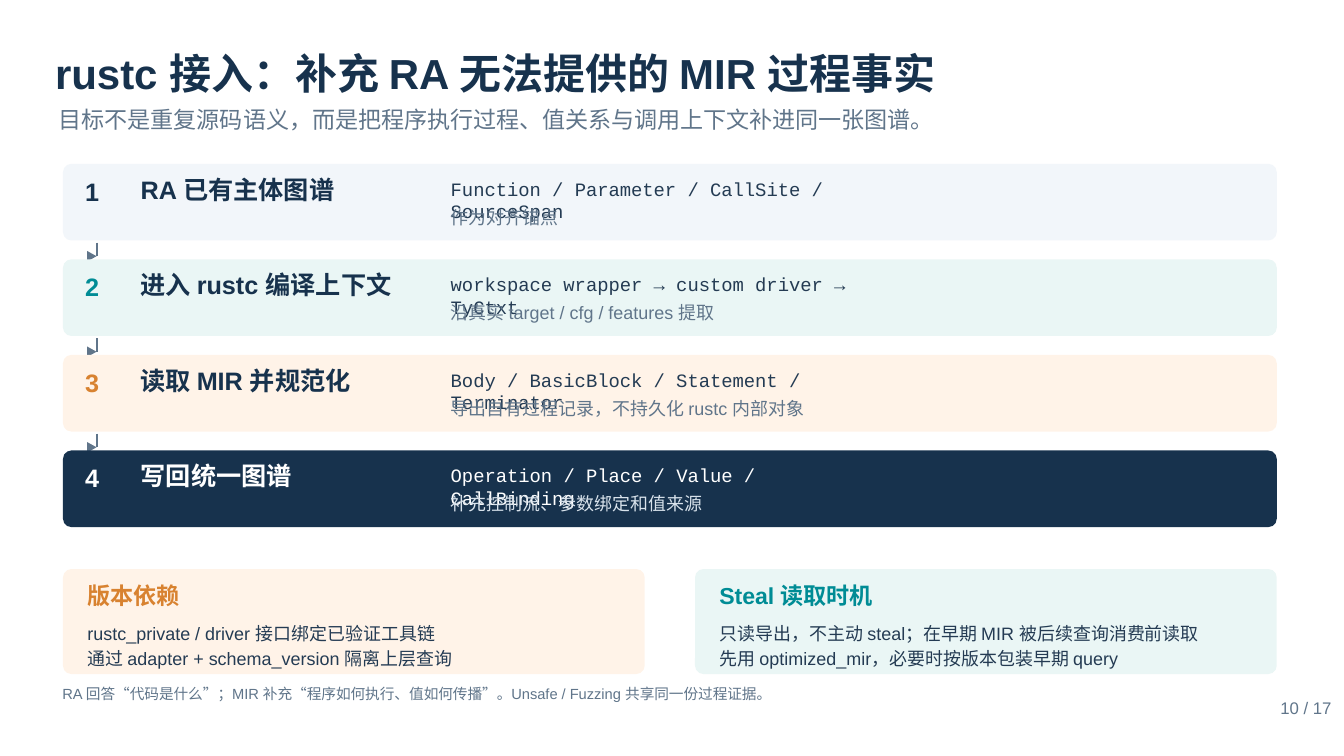
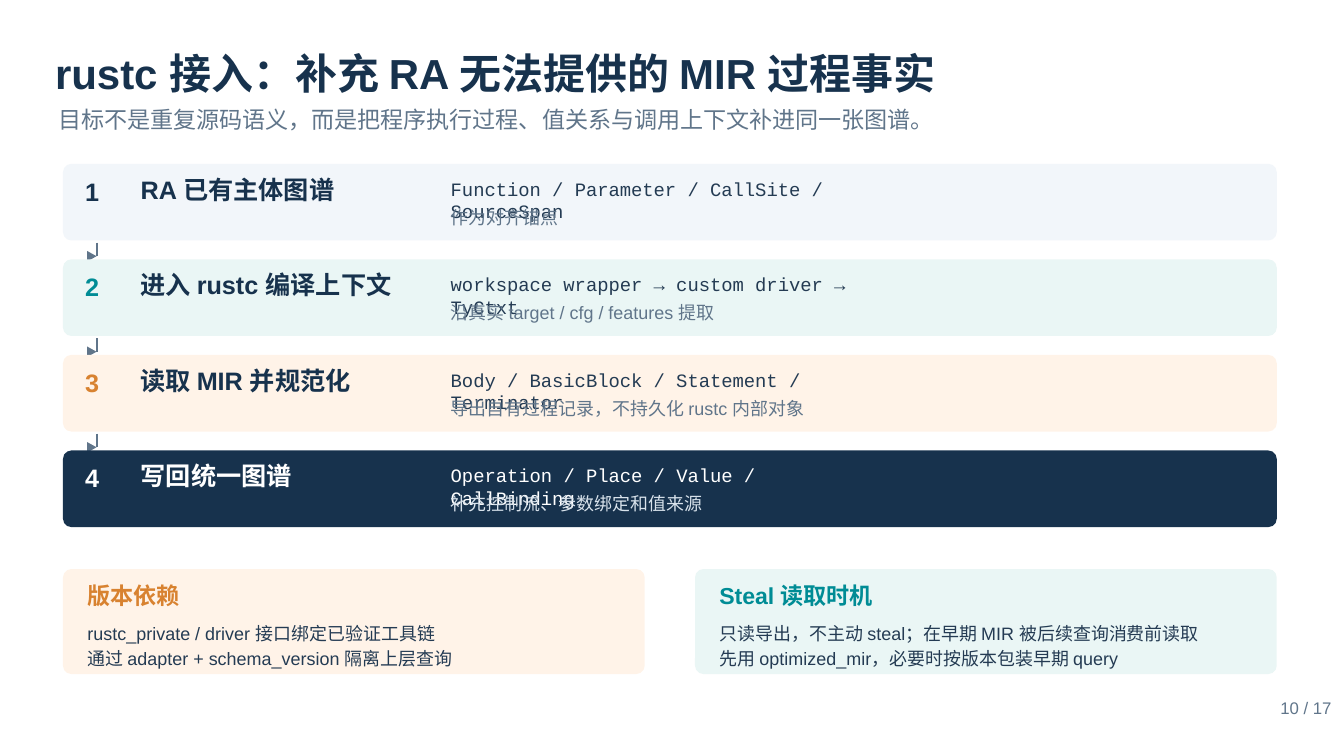
Before and after one commit to ichab/rk8s, a slide deck: slide 10 of Rust智能解析底座_汇报.pptx. Drawn at 1344x756 pixels with LibreOffice and Linux fonts; fonts in the diff are those of the drawing. Boxes give left, top, right and bottom in pixels: in the first picture for what was removed or moved away, otherwise in the second. Text is boxed around its words. In the diff, an @@ line names an element or a change of style, - is before the commit and + after.

```diff
--- a/Rust智能解析底座_汇报.pptx
+++ b/Rust智能解析底座_汇报.pptx
@@ text removed at box(62, 686, 771, 702) @@
-RA 回答“代码是什么”；MIR 补充“程序如何执行、值如何传播”。Unsafe / Fuzzing 共享同一份过程证据。
```
Also in this commit, not shown: 1 slide removed.
